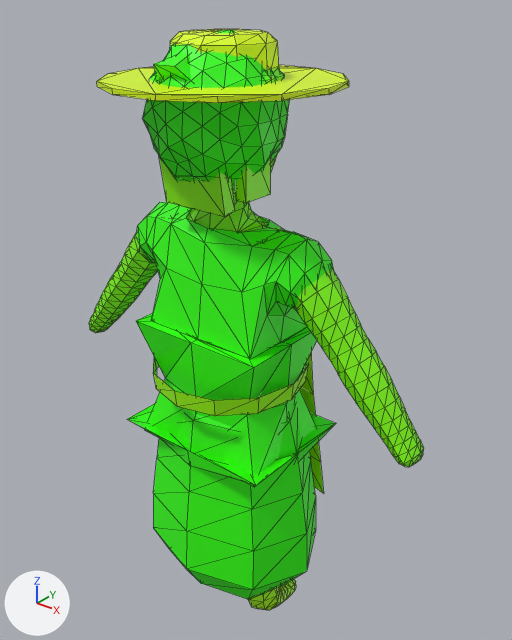
Before and after pictures for a commit that changed the glTF model assets/models/folk.glb.
One viewpoint serves both versions: a 50 mm lens placed at (1.267, -1.456, 2.097), pointed at (0.021, 0.102, 1.132). Lighting does not change. The marker at lower left points along +X, +Y and +Z. The first picture is the older version. Mesh edges are drawn as thin lines. Vertices at exactly the same position are counted once.

Names of what the first picture shows: 'fk_apron', 'fk_core', 'fk_dress', 'fk_hair_long', 'fk_hat_brim', 'fk_hat_hood', 'fk_shoes', 'fk_tunic' and 1 more.
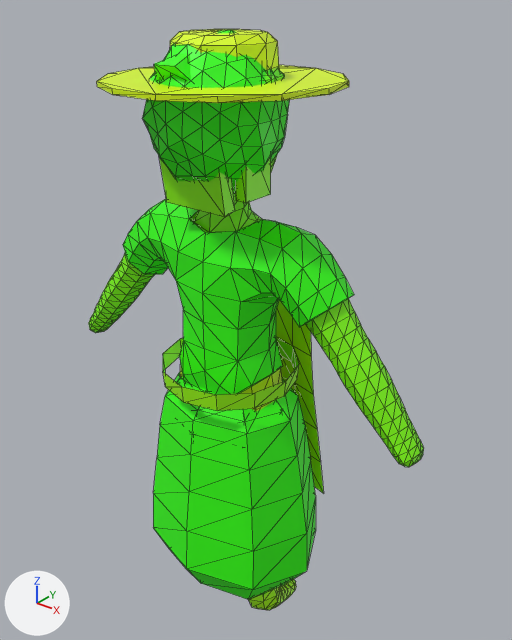
Patch to the scene script:
```diff
--- a/assets/models/folk.glb.py
+++ b/assets/models/folk.glb.py
@@ me_fk_trousers @@
 # used by ob_fk_trousers; location = (0.0, 0.0, 0.0)
-me_fk_trousers.from_pydata(...)  # 178 vertices, 336 faces; spans x -0.217..0.217, y -0.108..0.114, z 0.301..0.913
+me_fk_trousers.from_pydata(...)  # 183 vertices, 336 faces; spans x -0.207..0.207, y -0.102..0.104, z 0.271..1.035
+# me_fk_trousers part 1: the loose piece of 89 vertices spanning x -0.217..0.005, y -0.108..0.114, z 0.301..0.913 is rebuilt with 183 vertices and now spans x -0.207..0.207, y -0.102..0.104, z 0.271..1.035
+# other edits to the shape of me_fk_trousers do not show in these pictures
 me_fk_trousers.materials.append(mat_defaultmaterial_012)
@@ me_fk_tunic @@
 # used by ob_fk_tunic; location = (0.0, 0.0, 0.0)
-me_fk_tunic.from_pydata(...)  # 193 vertices, 348 faces; spans x -0.351..0.351, y -0.243..0.243, z 0.674..1.49
+me_fk_tunic.from_pydata(...)  # 214 vertices, 360 faces; spans x -0.406..0.406, y -0.215..0.215, z 0.695..1.5
+# me_fk_tunic part 2: the loose piece of 24 vertices spanning x -0.243..0.243, y -0.243..0.243, z 0.976..1.031 is scaled about its middle by (0.882, 0.882, 1)
+# me_fk_tunic part 3: the loose piece of 161 vertices spanning x -0.351..0.351, y -0.206..0.206, z 0.674..1.49 is rebuilt with 140 vertices and now spans x -0.406..0.406, y -0.116..0.132, z 0.897..1.5
+# other edits to the shape of me_fk_tunic do not show in these pictures
 me_fk_tunic.materials.append(mat_defaultmaterial_013)
```

Location of each change, [x1, y1, x2, y2] in pixels of the pictures (512 x 640 px; the box of a moved part takes in the faces that stretch with it):
'fk_tunic', reshaped: before [128, 202, 336, 487]; after [123, 199, 354, 411]
'fk_trousers', reshaped (not visible before): after [180, 367, 282, 411]
part 2 of me_fk_tunic, moved or reshaped: before [153, 357, 309, 416]; after [163, 336, 299, 411]
part 3 of me_fk_tunic, rebuilt: before [128, 202, 336, 487]; after [123, 199, 354, 395]
'fk_apron', unchanged, uncovered by the edit: before [299, 353, 324, 493]; after [276, 300, 324, 493]
